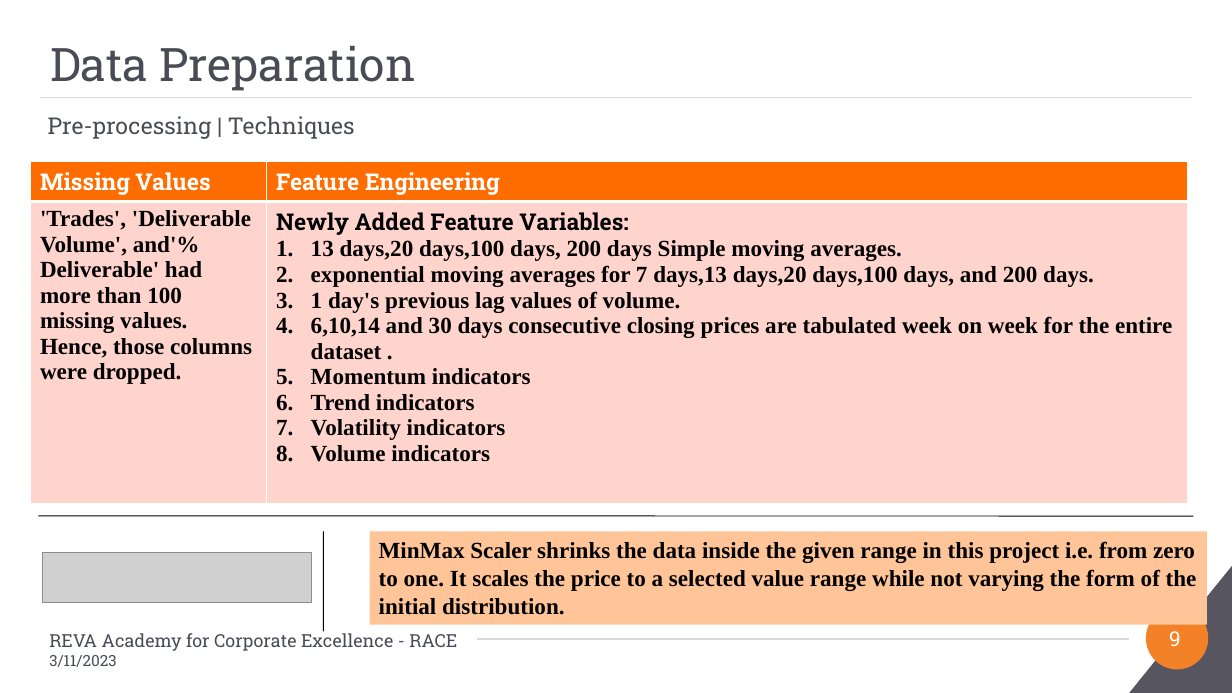
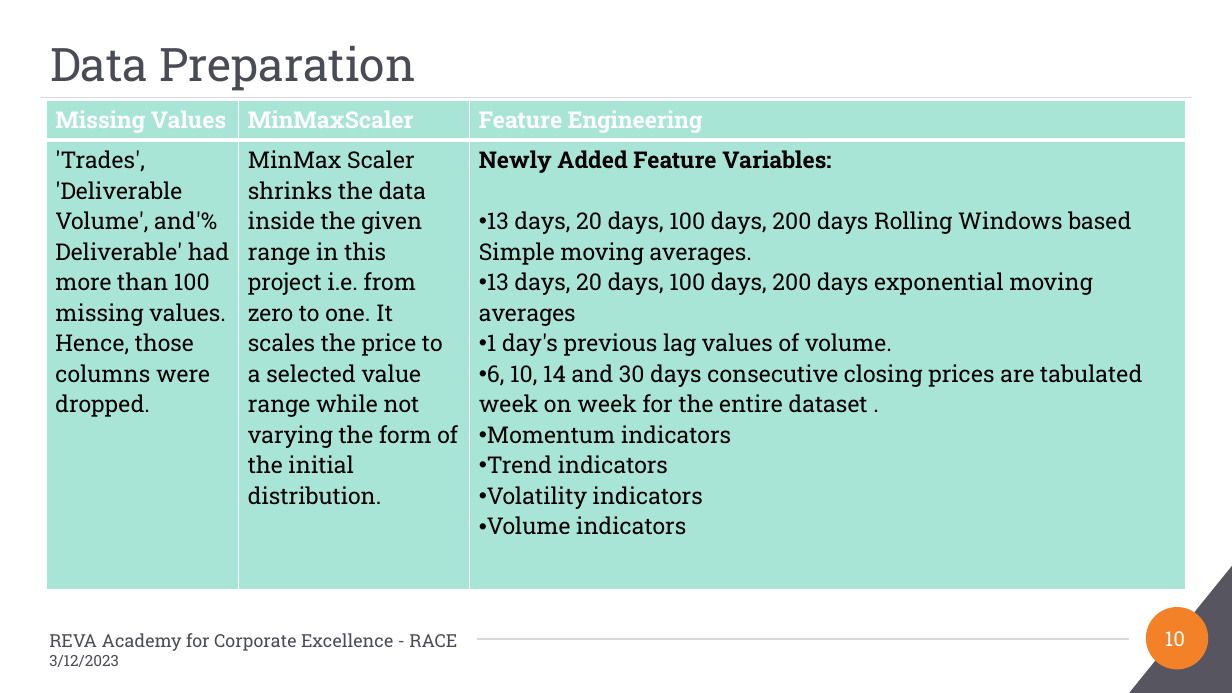
Before and after one commit to Embedded-org/ACCOMPLISHMENTS, a slide deck: slide 10 of RACE_CAPSTONE_PROJECT2/BA_Capstone Project_Final PPT_Anand Mohan_Direction Detection Selected Stocks_2023.pptx (slide 9 before the commit). Drawn at 1232x693 pixels with LibreOffice and Linux fonts; fonts in the diff are those of the drawing; grey boxes stand for pictures; background and template pictures are left out. Boxes give left, top, right and bottom in pixels: in the first picture for what was removed or moved away, otherwise in the second. Text is boxed around its words. In the diff, an @@ line names an element or a change of style, - is before the commit and + after.

```diff
--- a/RACE_CAPSTONE_PROJECT2/BA_Capstone Project_Final PPT_Anand Mohan_Direction Detection Selected Stocks_2023.pptx
+++ b/RACE_CAPSTONE_PROJECT2/BA_Capstone Project_Final PPT_Anand Mohan_Direction Detection Selected Stocks_2023.pptx
@@ table at <box>46,100,1186,587</box> @@
-column 2: Feature Engineering | Newly Added Feature Variables: / 13 days,20 days,100 days, 200 days Simple moving averages. / exponential moving averages for 7 days,13 days,20 days,100 days, and 200 days. / 1 day's previous lag values of volume. / 6,10,14 and 30 days consecutive closing prices are tabulated week on week for the entire dataset . / Momentum indicators / Trend indicators / Volatility indicators / Volume indicators
+column 2: MinMaxScaler | MinMax Scaler shrinks the data inside the given range in this project i.e. from zero to one. It scales the price to a selected value range while not varying the form of the initial distribution.
+column 3: Feature Engineering | Newly Added Feature Variables: / 13 days, 20 days, 100 days, 200 days Rolling Windows based Simple moving averages. / 13 days, 20 days, 100 days, 200 days exponential moving averages / 1 day's previous lag values of volume. / 6, 10, 14 and 30 days consecutive closing prices are tabulated week on week for the entire dataset . / Momentum indicators / Trend indicators / Volatility indicators / Volume indicators
@@ table: place and size @@
-table at <box>30,162,1188,504</box>
+table at <box>46,100,1186,587</box>
@@ text removed at <box>48,116,355,139</box> @@
-Pre-processing | Techniques
@@ line removed from (39, 516) to (1194, 517) @@
@@ line removed from (323, 531) to (323, 631) @@
@@ rectangle removed at <box>370,531,1207,625</box> @@
-MinMax Scaler shrinks the data inside the given range in this project i.e. from zero to one. It scales the price to a selected value range while not varying the form of the initial distribution.
@@ picture removed at <box>43,553,311,603</box> @@
@@ text at <box>49,655,119,667</box>: text changed @@
-3/11/2023
+3/12/2023
@@ page number at <box>1165,631,1185,646</box>: text changed @@
-9
+10
```
Also in this commit, not shown: 16 other slides changed, 4 slides added, 1 slide removed.
